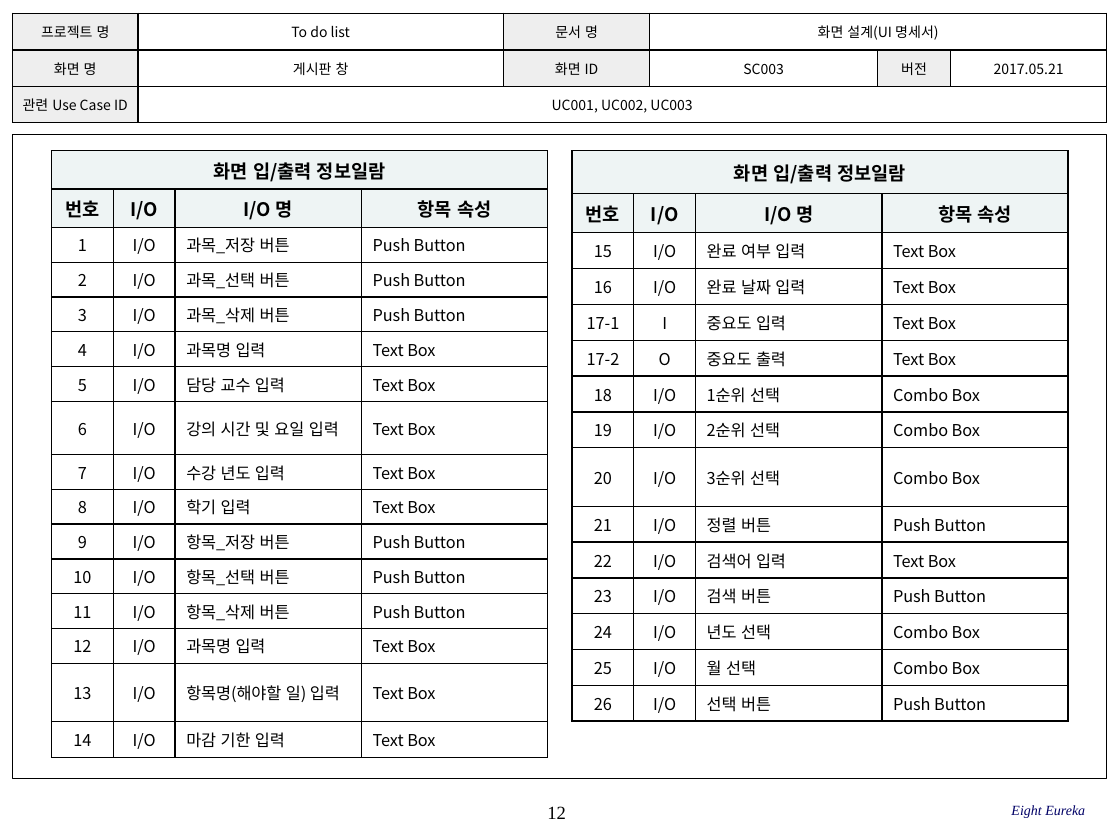
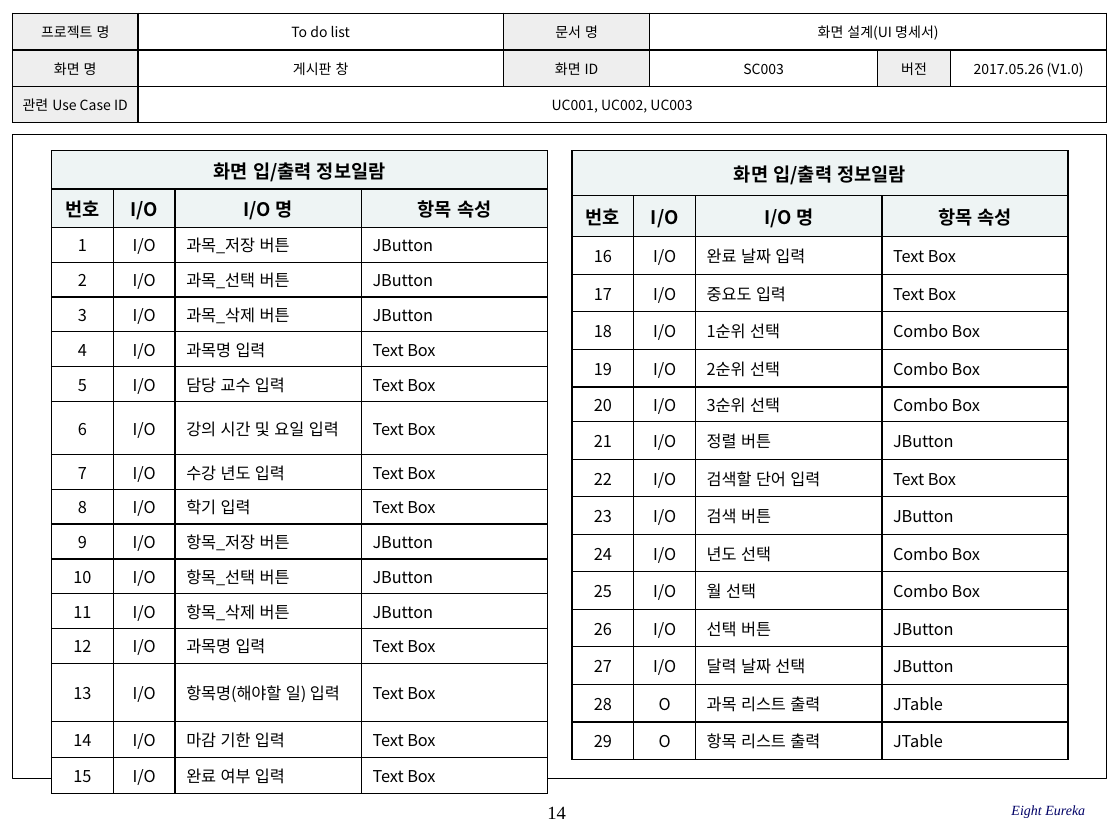
Before and after one commit to SE-admin/8, a slide deck: slide 14 of doc/3_ 설계서/UI Design Template.pptx (slide 12 before the commit). Drawn at 1120x840 pixels with LibreOffice and Linux fonts; fonts in the diff are those of the drawing; background and template pictures are left out. Boxes give left, top, right and bottom in pixels: in the first picture for what was removed or moved away, otherwise in the second. Text is boxed around its words. In the diff, an @@ line names an element or a change of style, - is before the commit and + after.

```diff
--- a/doc/3_ 설계서/UI Design Template.pptx
+++ b/doc/3_ 설계서/UI Design Template.pptx
@@ table at box(12, 13, 1105, 123) @@
-row 2, column 6: 2017.05.21
+row 2, column 6: 2017.05.26 (V1.0)
@@ table at box(52, 151, 547, 789) @@
-row 3, column 4: Push Button
+row 3, column 4: JButton
-row 4, column 4: Push Button
+row 4, column 4: JButton
-row 5, column 4: Push Button
+row 5, column 4: JButton
-row 11, column 4: Push Button
+row 11, column 4: JButton
-row 12, column 4: Push Button
+row 12, column 4: JButton
-row 13, column 4: Push Button
+row 13, column 4: JButton
+row 17: 15 | I/O | 완료 여부 입력 | Text Box
@@ table at box(572, 151, 1067, 758) @@
-row 3: 15 | I/O | 완료 여부 입력 | Text Box
-row 5: 17-1 | I | 중요도 입력 | Text Box
-row 6: 17-2 | O | 중요도 출력 | Text Box
+row 4: 17 | I/O | 중요도 입력 | Text Box
-row 8, column 4: Push Button
+row 8, column 4: JButton
-row 9, column 3: 검색어 입력
+row 9, column 3: 검색할 단어 입력
-row 10, column 4: Push Button
+row 10, column 4: JButton
-row 15: 26 | I/O | 선택 버튼 | Push Button
+row 13: 26 | I/O | 선택 버튼 | JButton
+row 14: 27 | I/O | 달력 날짜 선택 | JButton
+row 15: 28 | O | 과목 리스트 출력 | JTable
+row 16: 29 | O | 항목 리스트 출력 | JTable
@@ page number at box(547, 806, 566, 819): text changed @@
-12
+14
```
Also in this commit, not shown: 8 other slides changed, 2 slides added.
